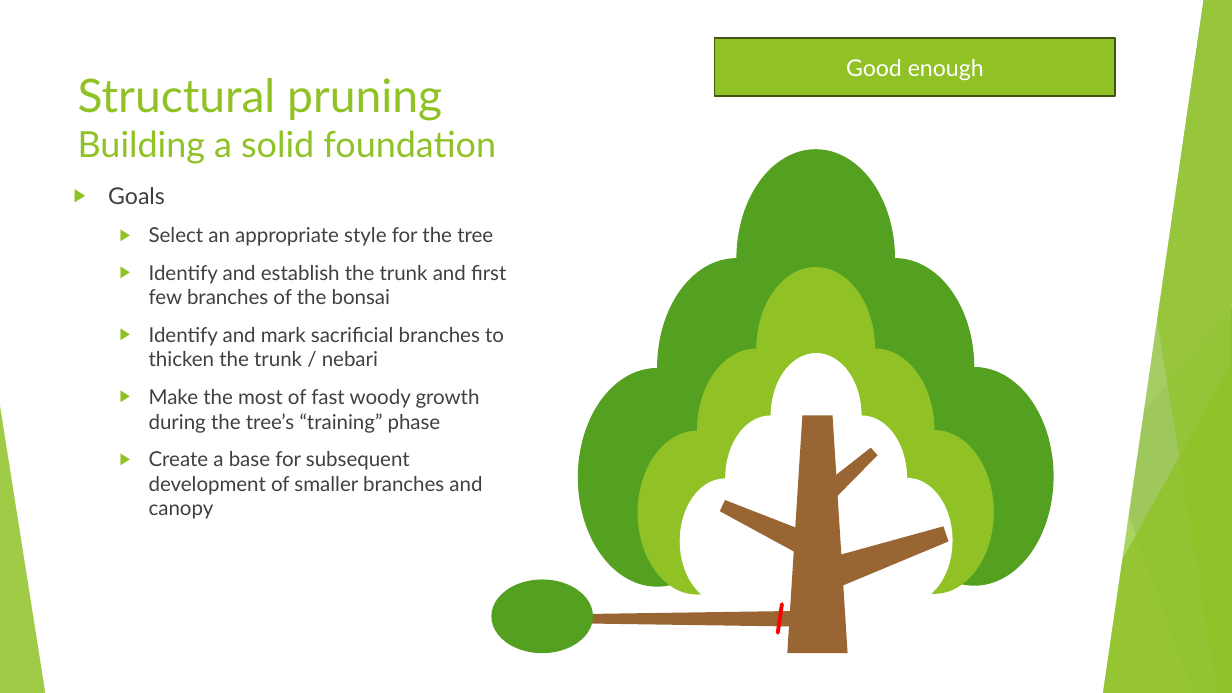
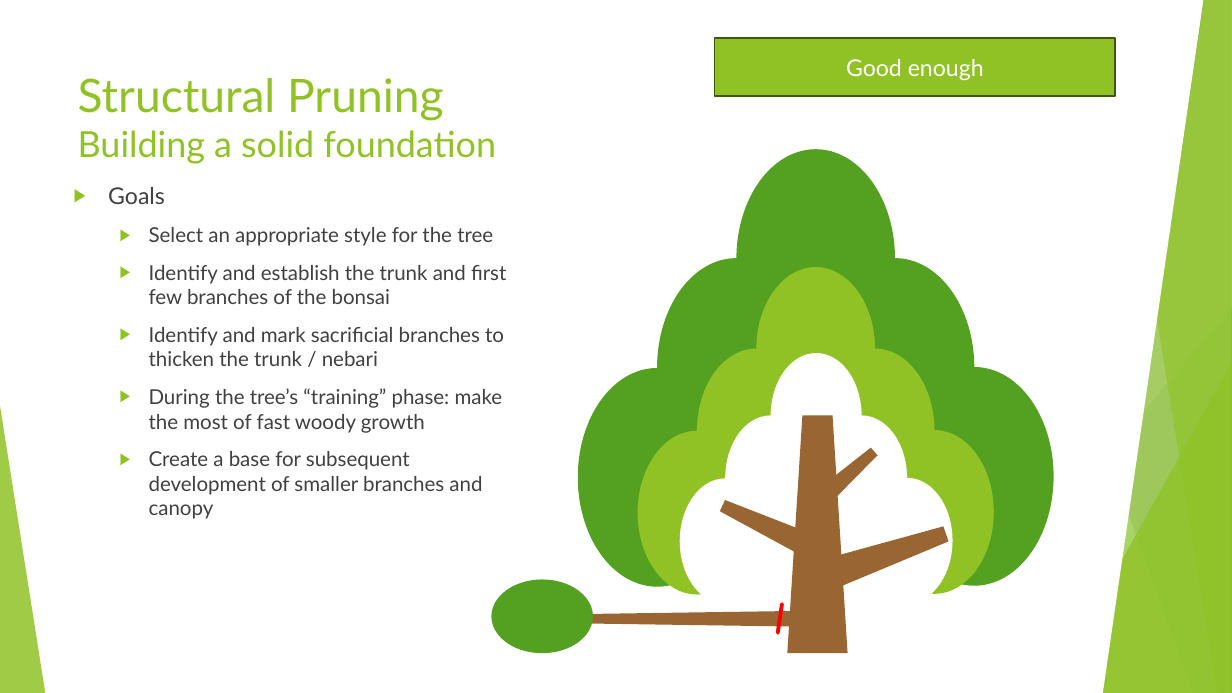
Before and after one commit to AlexLabram/Bonsai, a slide deck: slide 22 of Courseware/Bonsai On A Budget (running).pptx. Drawn at 1232x693 pixels with LibreOffice and Linux fonts; fonts in the diff are those of the drawing. Boxes give left, top, right and bottom in pixels: in the first picture for what was removed or moved away, otherwise in the second. Text is boxed around its words. In the diff, an @@ line names an element or a change of style, - is before the commit and + after.

```diff
--- a/Courseware/Bonsai On A Budget (running).pptx
+++ b/Courseware/Bonsai On A Budget (running).pptx
@@ title at [78, 78, 496, 164]: text changed @@
-Structural pruning
-Building a solid foundation
+Structural Pruning
+Building a solid foundation
@@ text at [149, 388, 503, 433]: text changed @@
-  ▶ Make the most of fast woody growth during the tree’s “training” phase
+  ▶ During the tree’s “training” phase: make the most of fast woody growth
```
Also in this commit, not shown: 5 other slides changed, 1 slide added.
